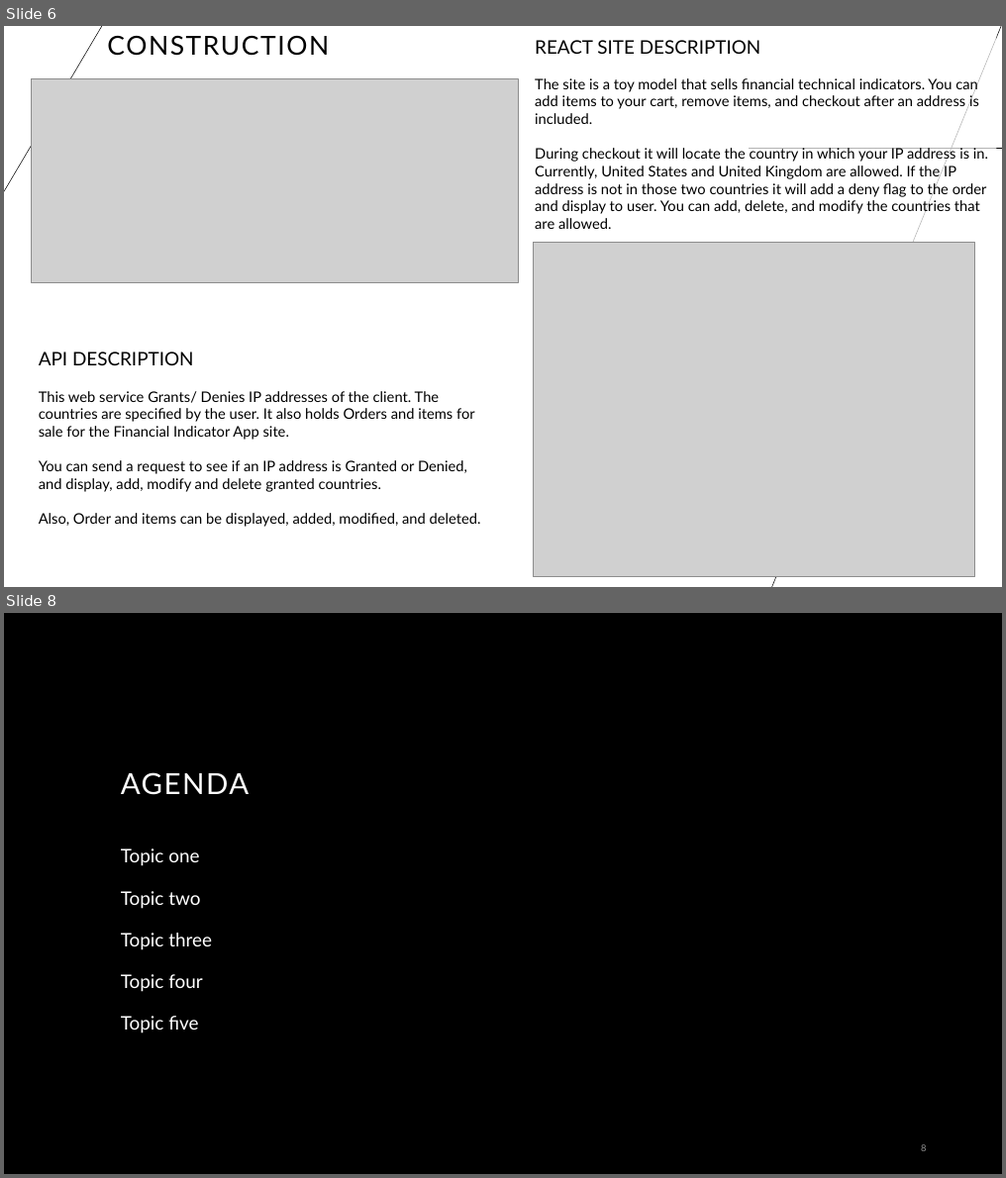
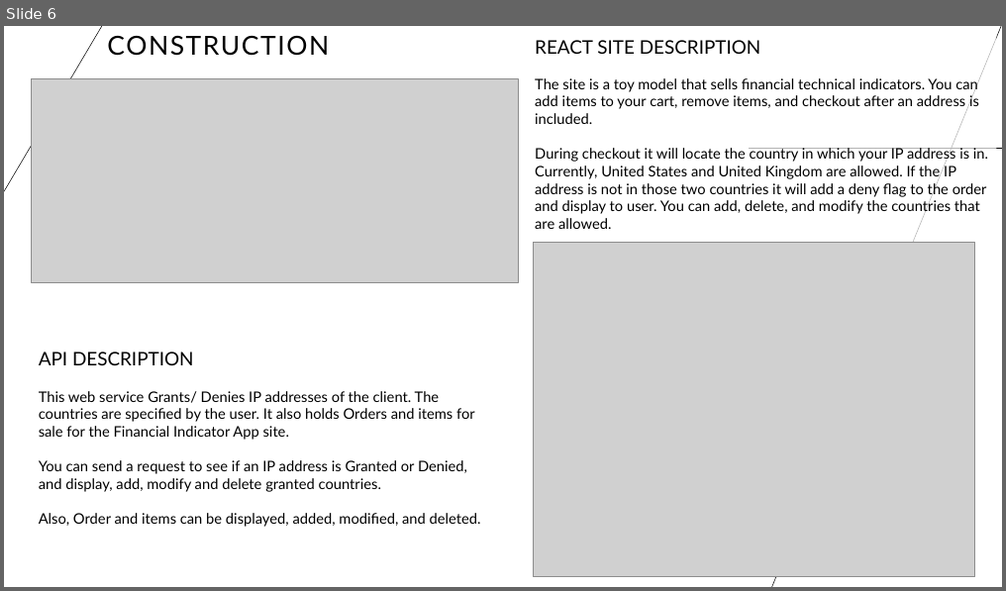
Before and after one commit to supracharger/WebAPI_FinalProject_REACT, a slide deck: Overview.pptx. Shown one above the other, each under a label of ours: slides 6 and 8 before the commit, slide 6 after it; the slides between them are not shown. The pictures are 1006x1178 and 1006x591 pixels, drawn with LibreOffice and Linux fonts; fonts in the diff are those of the drawing; grey boxes stand for pictures; background and template pictures are left out. Boxes give left, top, right and bottom in pixels: in the first picture for what was removed or moved away, otherwise in the second. Text is boxed around its words. In the diff, an @@ line names an element or a change of style, - is before the commit and + after.

```diff
--- a/Overview.pptx
+++ b/Overview.pptx
@@ slide 8 removed at (4,613,1002,1174), background #000000 @@
@@ title removed at (121,772,250,795) @@
-AGENDA
@@ text removed at (121,849,212,1034) @@
-Topic one
-Topic two
-Topic three
-Topic four
-Topic five
@@ page number removed at (921,1145,926,1152) @@
-8
```
Also in this commit, not shown: 6 slides added, 12 other slides removed, 4 other files.
